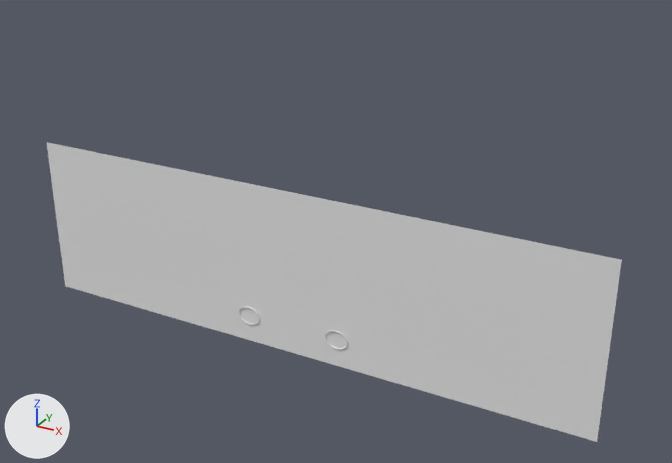
What one commit did to the FBX model Content/Models/trapdoor.fbx.
Both versions are drawn from a 50 mm lens placed at (0.635, -1.047, 0.676), pointed at (0.051, 0.015, 0.145). The lights are fixed; the arrows at lower left show +X, +Y and +Z. Where no turn or scale is listed for an object, it has been applied to the vertices.

Script lines for the objects in view, before the commit:
```python
me_plane_002 = bpy.data.meshes.new('Plane.002')
me_plane_002.from_pydata(...)  # 162 vertices, 146 faces; spans x -0.453..0.453, y -0.029..0.035, z -0.047..0.21
# before: 2 (0.453, -0.027, 0.21) at pixel (621, 259), 3 (-0.453, -0.027, 0.21) at pixel (46, 142), 5 (0.0, -0.027, 0.21) at pixel (289, 191)
ob_trapdoor_001 = bpy.data.objects.new('trapdoor.001', me_plane_002)
ob_trapdoor_001.location = (0.0, 0.0, 0.0)
```
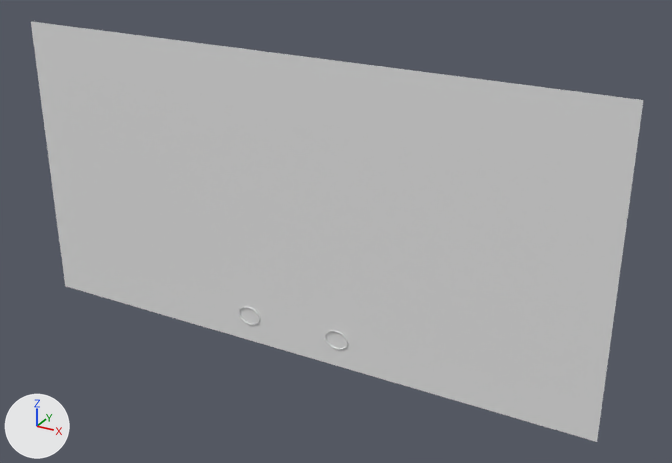
Commit message: bigger trapdoor

The change, as a list of edits to the scene's bpy script:
```text
Change me_plane_002:
    where me_plane_002.from_pydata(...)  # 162 vertices, 146 faces; spans x -0.453..0.453, y -0.029..0.035, z -0.047..0.21
    used by ob_trapdoor_001; location = (0.0, 0.0, 0.0)
    me_plane_002 part 1
    add for i in [2, 3, 5]: me_plane_002.vertices[i].co += Vector((0.0, 0.0, 0.191))
```

Pixel boxes (x1, y1, x2, y2) of what changed, in the pictures (672 x 463 px):
'trapdoor.001', reshaped (6% wider, 40% taller)
    before: (47, 142, 622, 442)
    after: (31, 21, 643, 442)
